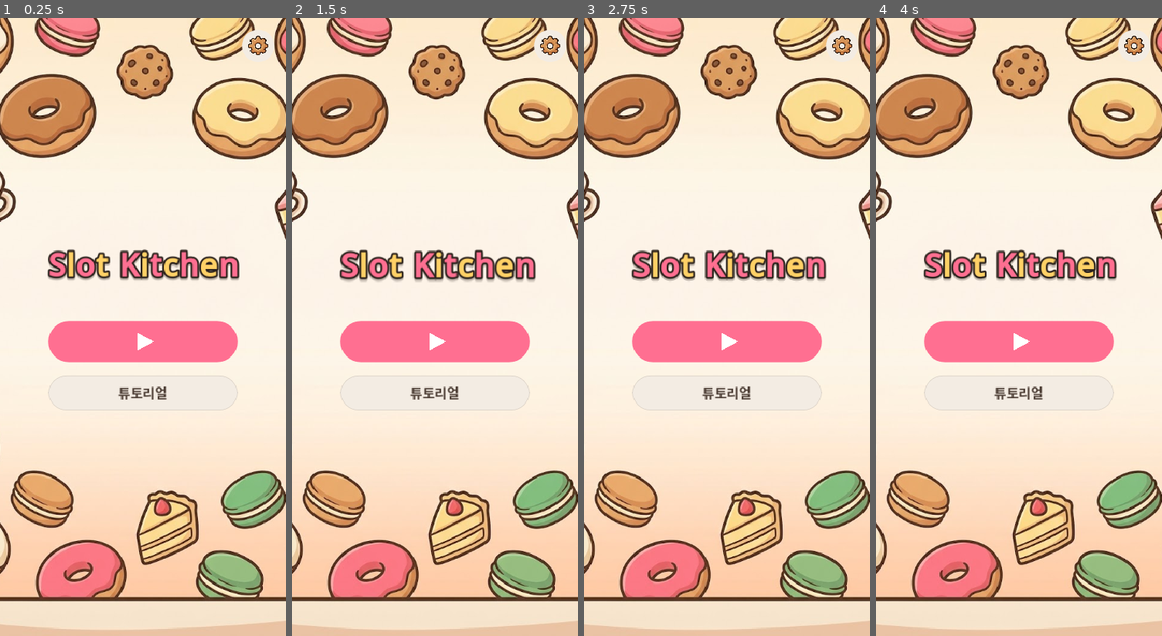
Above: before the commit, frames 1-4 (left to right).
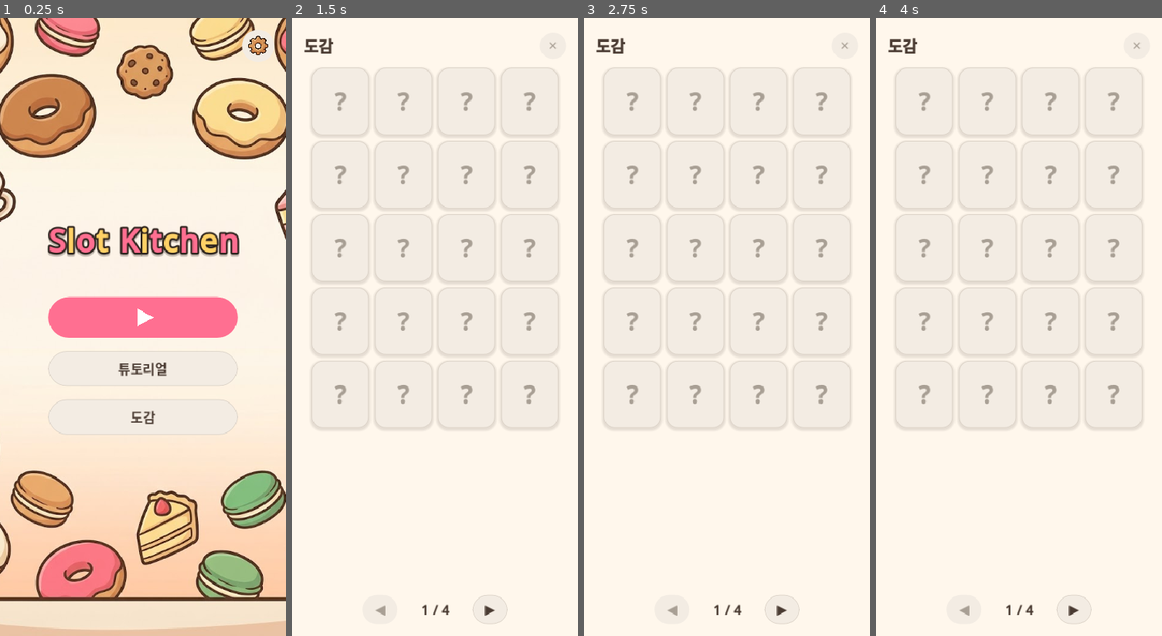
Above: after the commit, the same moments.

Repository: yellyB/game-slot-kitchen
Game: Godot game, scene res://scenes/Main.tscn
Same seed, same stepped clock (60 frames per second), same inputs: the game is played once before the commit and once after it. Sound files missing from this copy of the repository are replaced by a short silence.
Inputs (mouse positions are in pixels of both pictures, inside the frame that each line leads up to):
- Up to frame 1 (0.25 s): no input
- Up to frame 2 (1.5 s): click (435, 419) at 0.5 s, where only the run after the commit has a clickable "도감"; click (352, 48) at 1.25 s
- Up to frame 3 (2.75 s): click "돈+10만" at 2 s
- Up to frame 4 (4 s): click "돈-5만" at 2.75 s; click "손님내보냄" at 3.5 s

The runs differ from the first frame. In frame 1, 11% of the frame differs, in the area x 16-84%, y 33-68%; in frame 2, 56%; in frame 3, 56%, in the area x 0-100%, y 0-100%; in frame 4, 56%.

Commit message:
도감 기능 추가 — 타이틀 '도감' 버튼 → 버프 카드 4×5 페이지(card 순), 미발견=회색?/발견=아이콘+이름
- Codex(정적, user://codex.save): 버프 획득 시 discover() 영구 기록
- Buffs.add에 발견 훅 1줄
- CodexScreen: 4×5=20칸/페이지, ◀ n/N ▶ 페이지 넘김
- title_screen: 튜토리얼 아래 도감 버튼 + codex 로케일(ko/en)

Co-Authored-By: Claude Opus 4.8 (1M context) <noreply@anthropic.com>

Diff:
--- a/data/locale/en.gd
+++ b/data/locale/en.gd
@@ -6,6 +6,7 @@
 	# Title / Settings
 	"start": "Start",
 	"tutorial": "Tutorial",
+	"codex": "Codex",
 	"tut_accept": "Tap the customer's {order} to take the order",
 	"tut_warehouse": "Open the {warehouse} pantry to grab ingredients",
 	"tut_ingredients": "Place bean {bean} and water {water} into slots",
--- a/data/locale/ko.gd
+++ b/data/locale/ko.gd
@@ -6,6 +6,7 @@
 	# 타이틀 / 설정
 	"start": "시작",
 	"tutorial": "튜토리얼",
+	"codex": "도감",
 	"tut_accept": "손님의 {order} 를 눌러 주문을 접수하세요",
 	"tut_warehouse": "{warehouse} 창고를 열어 재료를 꺼내요",
 	"tut_ingredients": "원두 {bean} 와 물 {water} 을 슬롯에 놓으세요",
--- a/scripts/buffs.gd
+++ b/scripts/buffs.gd
@@ -39,6 +39,7 @@
 	if _owned.size() >= Config.MAX_BUFFS + buff_slot_bonus():
 		return
 	_owned.append(id)
+	Codex.discover(id)   # 획득 시 도감 발견 기록(영구 저장)
 
 
 ## 보유 버프 1개 제거(상점 판매/버리기). 슬롯 1칸 회복. 성공 시 true.
--- /dev/null
+++ b/scripts/codex.gd
@@ -0,0 +1,50 @@
+class_name Codex
+extends RefCounted
+## 도감 발견 기록 — 버프를 "획득"할 때 discover()로 표시. user://codex.save에 영구 저장.
+## 정적(static) 저장소: 앱 실행 동안 유지 + 최초 접근 시 디스크에서 로드.
+
+const PATH := "user://codex.save"
+
+static var _discovered := {}   # id → true
+static var _loaded := false
+
+
+static func _ensure_loaded() -> void:
+	if _loaded:
+		return
+	_loaded = true
+	if not FileAccess.file_exists(PATH):
+		return
+	var f := FileAccess.open(PATH, FileAccess.READ)
+	if f == null:
+		return
+	var data: Variant = JSON.parse_string(f.get_as_text())
+	if data is Array:
+		for id in data:
+			_discovered[id] = true
+
+
+## 버프 획득 시 호출 — 처음 발견이면 기록 + 저장.
+static func discover(id: String) -> void:
+	_ensure_loaded()
+	if _discovered.has(id):
+		return
+	_discovered[id] = true
+	_save()
+
+
+static func is_discovered(id: String) -> bool:
+	_ensure_loaded()
+	return _discovered.has(id)
+
+
+static func discovered_count() -> int:
+	_ensure_loaded()
+	return _discovered.size()
+
+
+static func _save() -> void:
+	var f := FileAccess.open(PATH, FileAccess.WRITE)
+	if f == null:
+		return
+	f.store_string(JSON.stringify(_discovered.keys()))
--- /dev/null
+++ b/scripts/codex_screen.gd
@@ -0,0 +1,162 @@
+class_name CodexScreen
+extends Control
+## 도감 — 버프 카드 순서(card 번호)대로 4×5 그리드, 페이지 넘김.
+## 미발견 = 회색 바탕 + ? / 발견(획득 이력) = 아이콘 + 이름 정상 표시.
+## 발견 기록은 Codex(영구 저장)에서 조회.
+
+const COLS := 4
+const ROWS := 5
+const PER := COLS * ROWS   # 페이지당 20칸
+const CELL := Vector2(78, 92)
+
+var _ids: Array = []
+var _page := 0
+var _pages := 1
+var _grid: GridContainer
+var _page_label: Label
+var _prev: Button
+var _next: Button
+
+
+func _ready() -> void:
+	set_anchors_and_offsets_preset(Control.PRESET_FULL_RECT)
+	z_index = 500
+	mouse_filter = Control.MOUSE_FILTER_STOP
+
+	# 페이지 배경(크림) — 팝업이 아니라 화면 전체를 덮는 도감 페이지
+	var bg := ColorRect.new()
+	bg.color = Palette.COCOA_50
+	bg.set_anchors_and_offsets_preset(Control.PRESET_FULL_RECT)
+	add_child(bg)
+
+	var pad := MarginContainer.new()
+	pad.set_anchors_and_offsets_preset(Control.PRESET_FULL_RECT)
+	pad.add_theme_constant_override("margin_left", 16)
+	pad.add_theme_constant_override("margin_right", 16)
+	pad.add_theme_constant_override("margin_top", 20)
+	pad.add_theme_constant_override("margin_bottom", 16)
+	add_child(pad)
+
+	var v := VBoxContainer.new()
+	v.add_theme_constant_override("separation", 12)
+	pad.add_child(v)
+
+	# 헤더: 제목 + (오른쪽) 닫기 ✕
+	var header := HBoxContainer.new()
+	header.add_theme_constant_override("separation", 8)
+	v.add_child(header)
+	header.add_child(UI.label(Loc.t("codex"), 22, Palette.COCOA_800, true))
+	var hgap := Control.new()
+	hgap.size_flags_horizontal = Control.SIZE_EXPAND_FILL
+	header.add_child(hgap)
+	var close := Button.new()
+	close.text = "✕"
+	close.custom_minimum_size = Vector2(36, 36)
+	close.add_theme_font_size_override("font_size", 16)
+	close.add_theme_color_override("font_color", Palette.COCOA_400)
+	close.add_theme_color_override("font_hover_color", Palette.COCOA_800)
+	close.add_theme_stylebox_override("normal", UI.chip(Palette.COCOA_100))
+	close.add_theme_stylebox_override("hover", UI.chip(Palette.COCOA_200))
+	close.add_theme_stylebox_override("pressed", UI.chip(Palette.COCOA_200))
+	close.pressed.connect(queue_free)
+	Audio.attach_click(close)
+	header.add_child(close)
+
+	# 그리드(가운데)
+	_grid = GridContainer.new()
+	_grid.columns = COLS
+	_grid.size_flags_horizontal = Control.SIZE_SHRINK_CENTER
+	_grid.size_flags_vertical = Control.SIZE_EXPAND_FILL
+	_grid.add_theme_constant_override("h_separation", 8)
+	_grid.add_theme_constant_override("v_separation", 8)
+	v.add_child(_grid)
+
+	# 하단 페이지 네비: ◀  1 / N  ▶
+	var nav := HBoxContainer.new()
+	nav.alignment = BoxContainer.ALIGNMENT_CENTER
+	nav.add_theme_constant_override("separation", 16)
+	v.add_child(nav)
+	_prev = _nav_button("◀")
+	_prev.pressed.connect(func(): _go(_page - 1))
+	nav.add_child(_prev)
+	_page_label = UI.label("1 / 1", 18, Palette.COCOA_800, true)
+	_page_label.custom_minimum_size = Vector2(70, 0)
+	_page_label.horizontal_alignment = HORIZONTAL_ALIGNMENT_CENTER
+	nav.add_child(_page_label)
+	_next = _nav_button("▶")
+	_next.pressed.connect(func(): _go(_page + 1))
+	nav.add_child(_next)
+
+	# 버프 순서 = card 번호 오름차순
+	_ids = BuffDefs.ids()
+	_ids.sort_custom(func(a, b): return _card_no(a) < _card_no(b))
+	_pages = max(1, int(ceil(float(_ids.size()) / PER)))
+	_go(0)
+
+
+func _card_no(id: String) -> int:
+	return int(BuffDefs.get_def(id).get("card", 9999))
+
+
+func _nav_button(txt: String) -> Button:
+	var b := Button.new()
+	b.text = txt
+	b.custom_minimum_size = Vector2(48, 40)
+	b.add_theme_font_size_override("font_size", 18)
+	b.add_theme_color_override("font_color", Palette.COCOA_800)
+	b.add_theme_color_override("font_hover_color", Palette.COCOA_800)
+	b.add_theme_color_override("font_disabled_color", Palette.COCOA_400)
+	b.add_theme_stylebox_override("normal", UI.chip(Palette.COCOA_100, Palette.COCOA_200))
+	b.add_theme_stylebox_override("hover", UI.chip(Palette.COCOA_200))
+	b.add_theme_stylebox_override("pressed", UI.chip(Palette.COCOA_200))
+	b.add_theme_stylebox_override("disabled", UI.chip(Palette.COCOA_100))
+	Audio.attach_click(b)
+	return b
+
+
+func _go(page: int) -> void:
+	_page = clampi(page, 0, _pages - 1)
+	_render()
+
+
+func _render() -> void:
+	for c in _grid.get_children():
+		c.queue_free()
+	var start := _page * PER
+	for i in range(start, min(start + PER, _ids.size())):
+		_grid.add_child(_make_cell(_ids[i]))
+	_page_label.text = "%d / %d" % [_page + 1, _pages]
+	_prev.disabled = _page <= 0
+	_next.disabled = _page >= _pages - 1
+
+
+## 한 칸 — 발견이면 아이콘+이름(연분홍 카드), 미발견이면 회색+?.
+func _make_cell(id: String) -> Control:
+	var card := PanelContainer.new()
+	card.custom_minimum_size = CELL
+	var found := Codex.is_discovered(id)
+	if found:
+		card.add_theme_stylebox_override("panel", UI.card(Palette.MAIN.lightened(0.82), Palette.MAIN, 2))
+	else:
+		card.add_theme_stylebox_override("panel", UI.card(Palette.COCOA_100, Palette.COCOA_200, 1))
+
+	if found:
+		var v := VBoxContainer.new()
+		v.alignment = BoxContainer.ALIGNMENT_CENTER
+		v.add_theme_constant_override("separation", 2)
+		v.mouse_filter = Control.MOUSE_FILTER_IGNORE
+		card.add_child(v)
+		var icon := BuffDefs.icon_node(id, 40)
+		icon.size_flags_horizontal = Control.SIZE_SHRINK_CENTER
+		v.add_child(icon)
+		var nm := UI.label(BuffDefs.display_name(id), 11, Palette.MAIN, true)
+		nm.horizontal_alignment = HORIZONTAL_ALIGNMENT_CENTER
+		nm.autowrap_mode = TextServer.AUTOWRAP_WORD_SMART
+		nm.size_flags_horizontal = Control.SIZE_EXPAND_FILL
+		v.add_child(nm)
+	else:
+		var q := UI.label("?", 34, Palette.COCOA_400, true)
+		q.horizontal_alignment = HORIZONTAL_ALIGNMENT_CENTER
+		q.vertical_alignment = VERTICAL_ALIGNMENT_CENTER
+		card.add_child(q)
+	return card
--- a/scripts/title_screen.gd
+++ b/scripts/title_screen.gd
@@ -10,6 +10,7 @@
 
 var _start_btn: Button
 var _tut_btn: Button
+var _codex_btn: Button
 
 func _ready() -> void:
 	set_anchors_and_offsets_preset(Control.PRESET_FULL_RECT)
@@ -68,6 +69,21 @@
 	tut.pressed.connect(func(): tutorial_pressed.emit())
 	Audio.attach_click(tut)   # 튜토리얼 버튼 클릭음
 	v.add_child(tut)
+
+	# 도감 — 발견(획득)한 버프 카드 모아보기
+	var codex := Button.new()
+	codex.text = Loc.t("codex")
+	_codex_btn = codex
+	codex.custom_minimum_size = Vector2(180, 48)
+	codex.add_theme_font_size_override("font_size", 18)
+	codex.add_theme_color_override("font_color", Palette.COCOA_800)
+	codex.add_theme_color_override("font_hover_color", Palette.COCOA_800)
+	codex.add_theme_stylebox_override("normal", UI.chip(Palette.COCOA_100, Palette.COCOA_200))
+	codex.add_theme_stylebox_override("hover", UI.chip(Palette.COCOA_200))
+	codex.add_theme_stylebox_override("pressed", UI.chip(Palette.COCOA_200))
+	codex.pressed.connect(_open_codex)
+	Audio.attach_click(codex)   # 도감 버튼 클릭음
+	v.add_child(codex)
 
 	# 우상단 설정 버튼(톱니 손그림) → 설정 오버레이
 	var gear := Button.new()
@@ -143,6 +159,10 @@
 	t.tween_property(node, "scale", Vector2.ONE, 1.1).set_trans(Tween.TRANS_SINE).set_ease(Tween.EASE_IN_OUT)
 
 
+func _open_codex() -> void:
+	add_child(CodexScreen.new())
+
+
 func _open_settings() -> void:
 	var panel := SettingsPanel.new()
 	panel.tree_exited.connect(_refresh_texts)   # 설정 닫히면 언어 반영
@@ -165,6 +185,8 @@
 
 
 func _refresh_texts() -> void:
-	# 시작 버튼은 아이콘(삼각형)이라 언어 무관 — 튜토리얼 텍스트만 갱신
+	# 시작 버튼은 아이콘(삼각형)이라 언어 무관 — 튜토리얼·도감 텍스트만 갱신
 	if is_instance_valid(_tut_btn):
 		_tut_btn.text = Loc.t("tutorial")
+	if is_instance_valid(_codex_btn):
+		_codex_btn.text = Loc.t("codex")
Not shown, added: scripts/codex.gd.uid
Not shown, added: scripts/codex_screen.gd.uid
